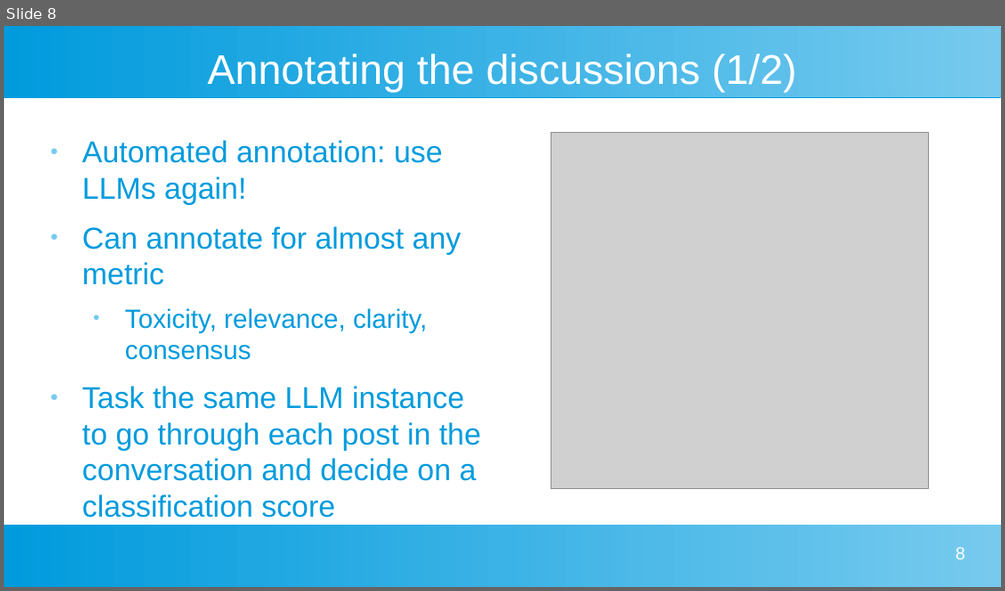
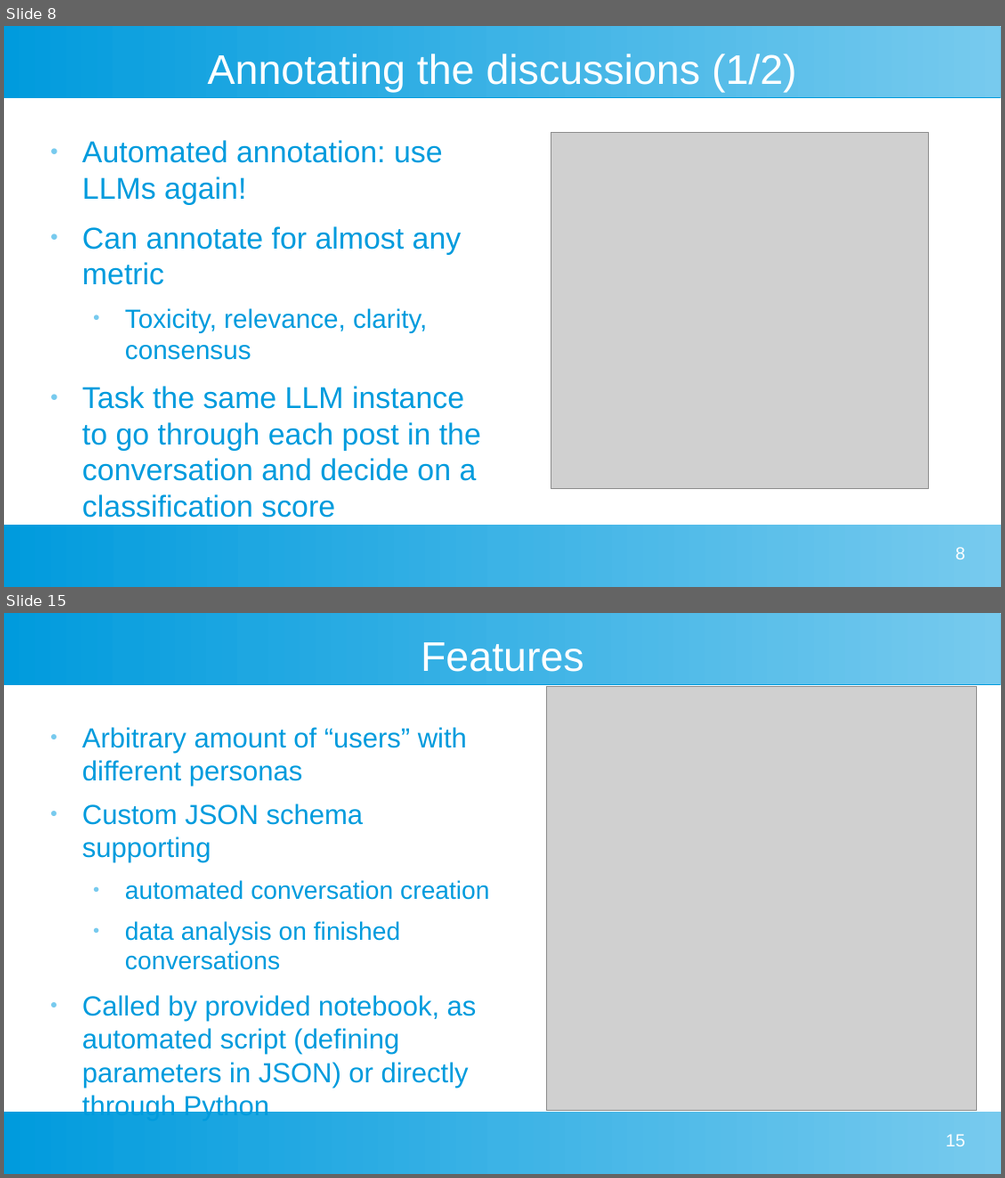
Before and after one commit to dimits-ts/llm_moderation_research, a slide deck: presentations/project_goals.odp. Shown one above the other, each under a label of ours: slide 8 before the commit, slides 8 and 15 after it; the slides between them are not shown. The pictures are 1005x591 and 1005x1178 pixels, drawn with LibreOffice and Linux fonts; fonts in the diff are those of the drawing; grey boxes stand for pictures. Boxes give left, top, right and bottom in pixels: in the first picture for what was removed or moved away, otherwise in the second. Text is boxed around its words. In the diff, an @@ line names an element or a change of style, - is before the commit and + after.

```diff
--- a/presentations/project_goals.odp
+++ b/presentations/project_goals.odp
@@ slide 15 added at (x1=4, y1=613, x2=1001, y2=1174), background #FFFFFF; not listed: 2 template elements that a slide beside it also shows @@
@@ title added at (x1=421, y1=642, x2=584, y2=672), 33 pt, text #FFFFFF @@
+Features
@@ picture added at (x1=547, y1=686, x2=977, y2=1111) @@
@@ text added at (x1=82, y1=727, x2=489, y2=1087), 22 pt, text #009BDD @@
+● Arbitrary amount of “users” with different personas
+● Custom JSON schema supporting
+  ● automated conversation creation
+  ● data analysis on finished conversations
+● Called by provided notebook, as automated script (defining parameters in JSON) or directly through Python
@@ page number added at (x1=946, y1=1134, x2=965, y2=1146), 14 pt, text #FFFFFF @@
+15
```
Also in this commit, not shown: 2 slides changed, 7 other slides added, 3 slides removed, 2 other files.
